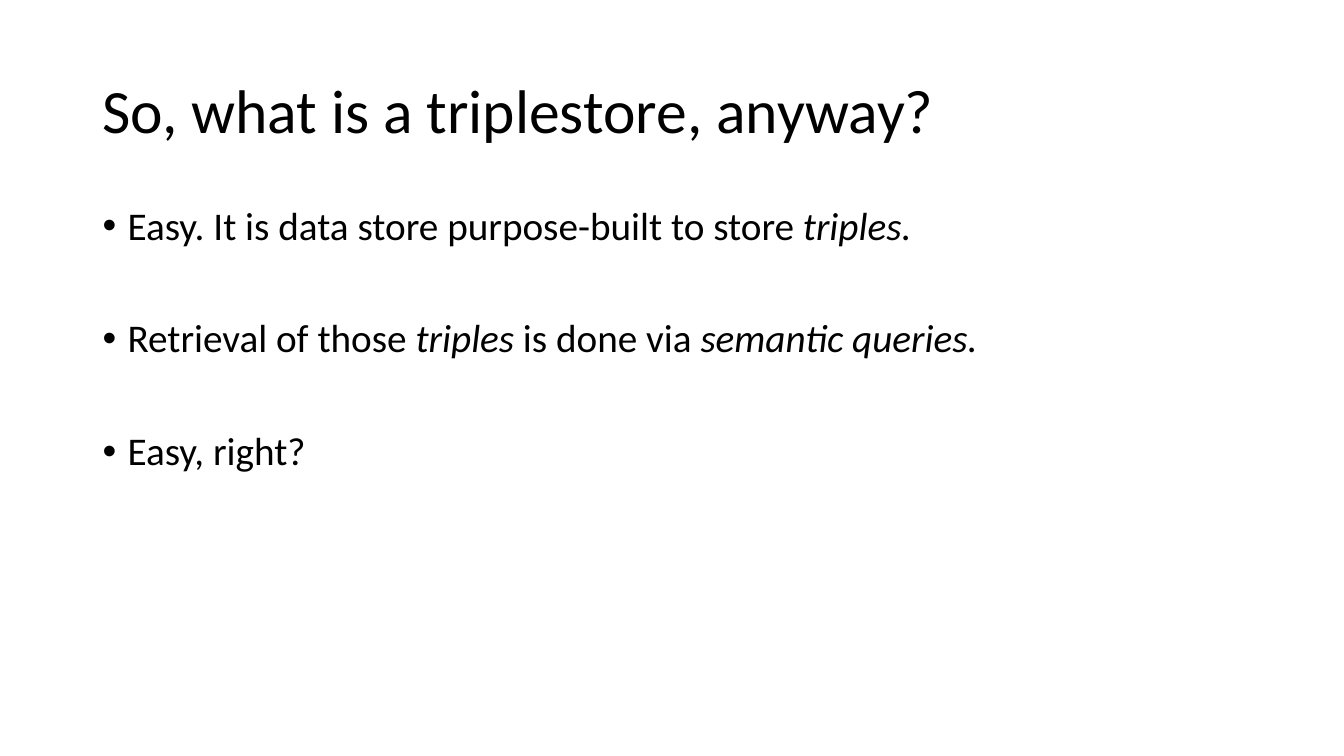
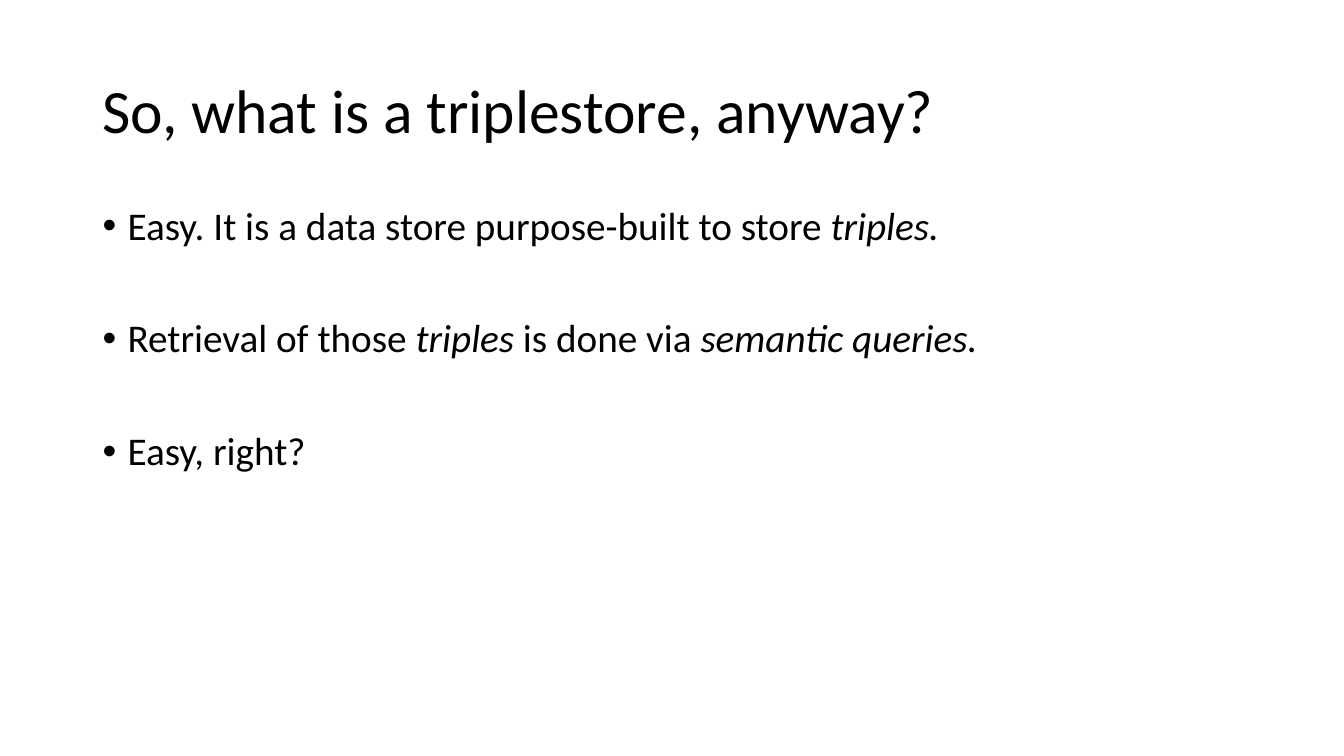
Before and after one commit to sfaria/triplestore_demo, a slide deck: slide 2 of triplestores.odp. Drawn at 1344x756 pixels with LibreOffice and Linux fonts; fonts in the diff are those of the drawing. Boxes give left, top, right and bottom in pixels: in the first picture for what was removed or moved away, otherwise in the second. Text is boxed around its words. In the diff, an @@ line names an element or a change of style, - is before the commit and + after.

```diff
--- a/triplestores.odp
+++ b/triplestores.odp
@@ text at [128,212,939,247]: text changed @@
-• Easy. It is data store purpose-built to store triples.
+• Easy. It is a data store purpose-built to store triples.
```
Also in this commit, not shown: 5 other slides changed, 1 slide added, 1 slide removed, 1 other file.
